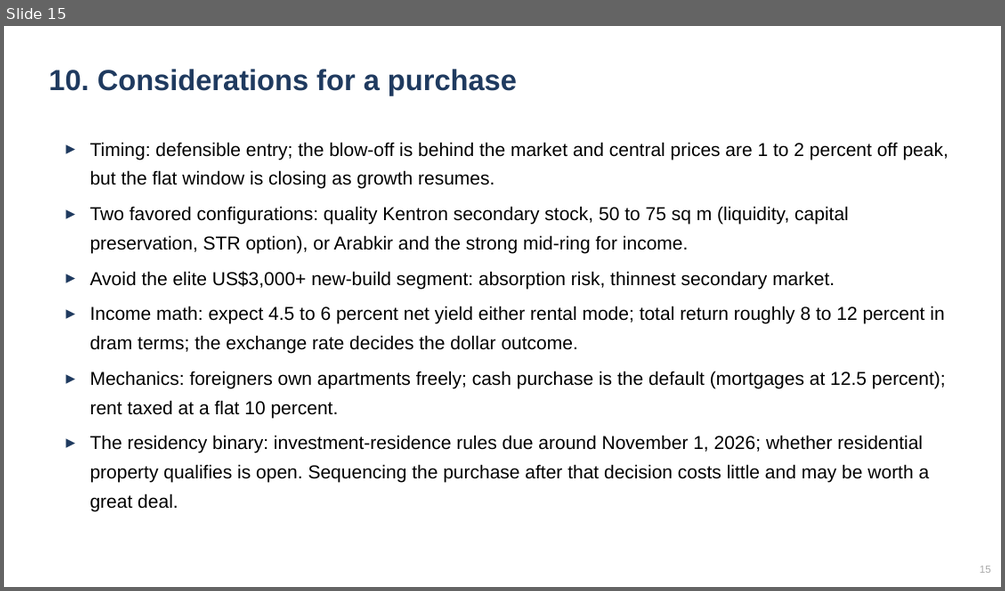
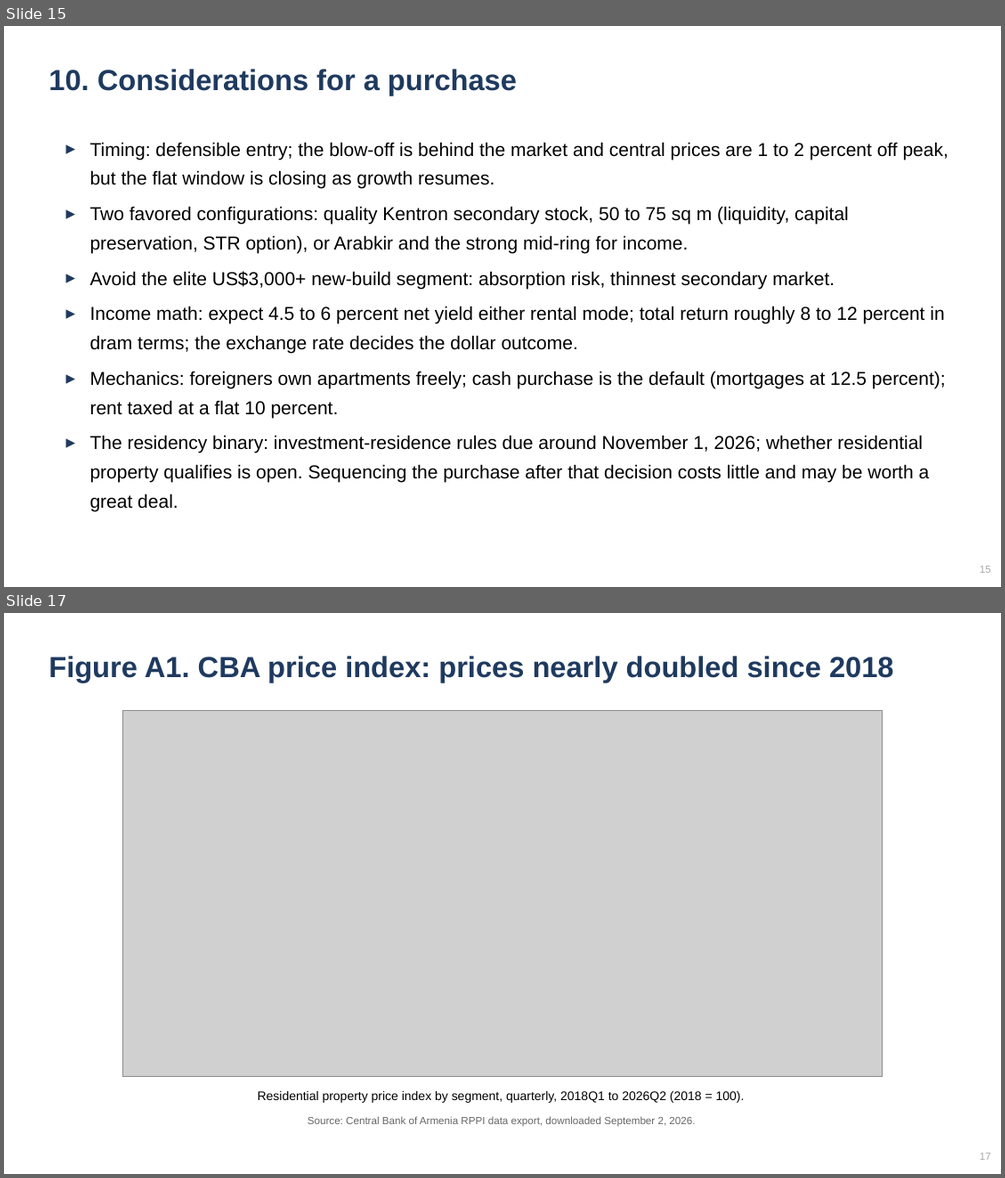
Before and after one commit to rasoolzandvakil-boop/yerevan-housing, a slide deck: Yerevan-Housing-Market-Slides.pptx. Shown one above the other, each under a label of ours: slide 15 before the commit, slides 15 and 17 after it; the slides between them are not shown. The pictures are 1005x591 and 1005x1178 pixels, drawn with LibreOffice and Linux fonts; fonts in the diff are those of the drawing; grey boxes stand for pictures. Boxes give left, top, right and bottom in pixels: in the first picture for what was removed or moved away, otherwise in the second. Text is boxed around its words. In the diff, an @@ line names an element or a change of style, - is before the commit and + after.

```diff
--- a/Yerevan-Housing-Market-Slides.pptx
+++ b/Yerevan-Housing-Market-Slides.pptx
@@ slide 17 added at <box>4,613,1001,1174</box>, background #FFFFFF @@
@@ text added at <box>48,656,894,682</box>, 28 pt, text #1F3A5F, bold @@
+Figure A1. CBA price index: prices nearly doubled since 2018
@@ picture added at <box>123,710,882,1077</box> @@
@@ text added at <box>258,1091,744,1103</box>, 12 pt, text #000000 @@
+Residential property price index by segment, quarterly, 2018Q1 to 2026Q2 (2018 = 100).
@@ text added at <box>307,1116,695,1126</box>, 10 pt, text #666666 @@
+Source: Central Bank of Armenia RPPI data export, downloaded September 2, 2026.
@@ text added at <box>979,1152,991,1159</box>, 10 pt, text #AAAAAA @@
+17
```
Also in this commit, not shown: 6 other slides added, 1 other file.
